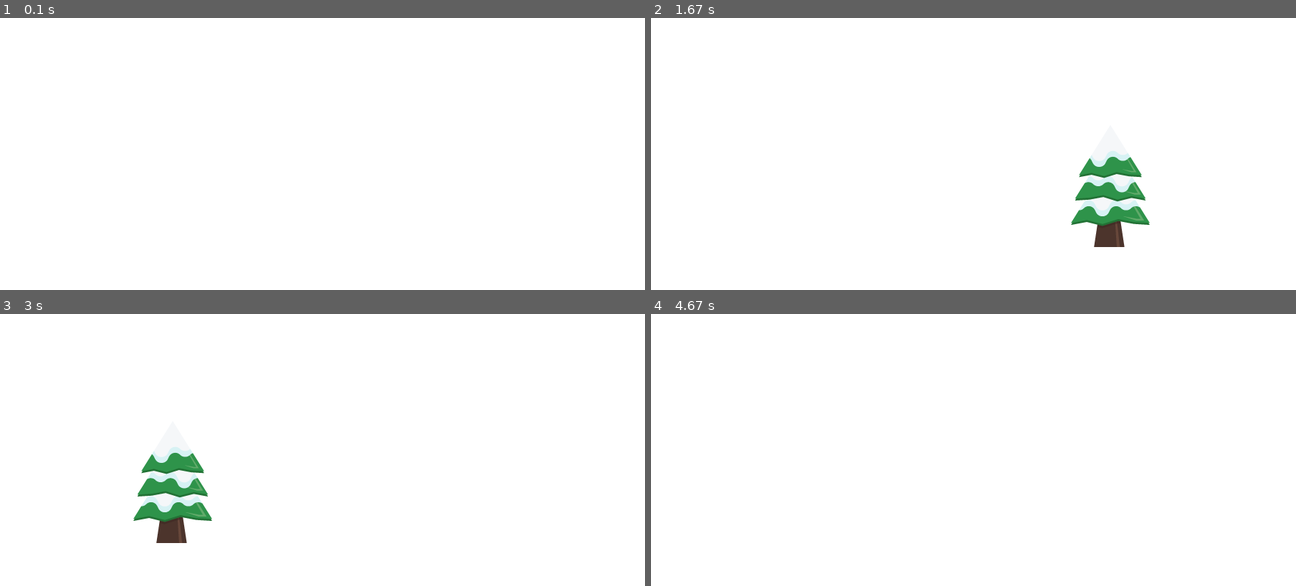
Above: before the commit, frames 1-4 (two rows, left to right).
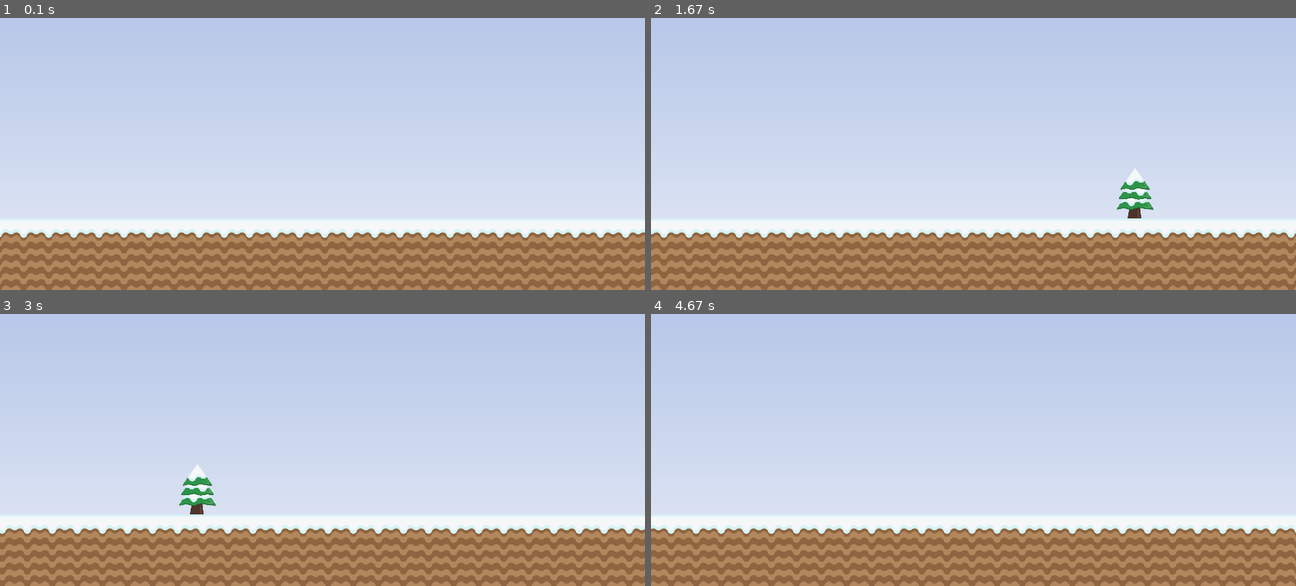
Above: after the commit, the same moments.

Repository: HighSoftWare96/py-games
Game: pygame game, started from runny-christmas/main.py
Same seed, same stepped clock (60 frames per second), same inputs: the game is played once before the commit and once after it.
Inputs:
- Up to frame 1 (0.1 s): no input
- Up to frame 2 (1.67 s): no input
- Up to frame 3 (3 s): no input
- Up to frame 4 (4.67 s): no input

The runs differ from the first frame. In frame 1, 96% of the frame differs, in the area x 0-100%, y 0-100%; in frame 2, 96%; in frame 3, 96%; in frame 4, 96%.

Commit message:
Background + Ground moving

Diff:
--- a/runny-christmas/config.json
+++ b/runny-christmas/config.json
@@ -1,5 +1,15 @@
 {
     "SCREEN_SIZE": [900, 380],
     "SCREEN_TITLE": "Runny Christmas",
-    "GROUND_POSITION": 320
+    "FPS": 60,
+    "PX_STEP": 5,
+    "GROUND_POSITION": 280,
+    "TERRAIN": {
+        "SIZE": [70, 70]
+    },
+    "SPRITES": {
+        "TREE": {
+            "SIZE": [60,80]
+        }
+    }
 }
--- a/runny-christmas/helpers/loaders.py
+++ b/runny-christmas/helpers/loaders.py
@@ -1,11 +1,12 @@
 import os, pygame
 from pygame.locals import *
+from pygame.transform import scale
 from definitions import ROOT_DIR
 
 assets_dir = 'assets'
 
 
-def load_image(name):
+def load_image(name, size):
     print(os.path.join(ROOT_DIR, assets_dir, name))
     fullname = os.path.join(ROOT_DIR, assets_dir, name)
     try:
@@ -14,6 +15,7 @@
         print('Cannot load image:', name)
         raise SystemExit(message)
     image = image.convert_alpha()
+    image = scale(image, size)
     return image, image.get_rect()
 
 
--- a/runny-christmas/main.py
+++ b/runny-christmas/main.py
@@ -5,18 +5,17 @@
 from helpers.loaders import load_image, load_sound
 from helpers.colors import RED, BLACK, WHITE
 from sprites.Tree import Tree
+from sprites.Terrain import Terrain
+from sprites.Background import Background
 
 pygame.init()
 screen = pygame.display.set_mode(config['SCREEN_SIZE'])
 pygame.display.set_caption(config['SCREEN_TITLE'])
 
-background = pygame.Surface(screen.get_size())
-background = background.convert()
-background.fill(WHITE)
-screen.blit(background, (0, 0))
-pygame.display.flip()
 
+background = Background()
 tree = Tree()
+terrain = Terrain()
 
 allsprites = pygame.sprite.RenderPlain((tree))
 clock = pygame.time.Clock()
@@ -24,6 +23,7 @@
 while(True):
     clock.tick(60)
     tree.update()
-    screen.blit(background, (0, 0))
+    screen.blit(background.getSurf(), background.getCoords())
+    screen.blit(terrain.getSurf(), terrain.getCoords())
     allsprites.draw(screen)
     pygame.display.flip()
--- /dev/null
+++ b/runny-christmas/sprites/Background.py
@@ -0,0 +1,24 @@
+from helpers.loaders import load_image
+from helpers.config import config
+from pygame import Surface
+from helpers.colors import WHITE
+
+SCREEN_SIZE = config['SCREEN_SIZE']
+
+class Background():
+    def __init__(self):
+        self.layer0, self.layer0_rect = load_image('background0.png', SCREEN_SIZE)
+        self.background = Surface(SCREEN_SIZE)
+        self.background = self.background.convert()
+        self.background.fill(WHITE)
+        self._loadImages()
+
+    def getSurf(self):
+        self._loadImages()
+        return self.background
+
+    def getCoords(self):
+        return (0,0)
+
+    def _loadImages(self):
+        self.background.blit(self.layer0, (0,0))
--- /dev/null
+++ b/runny-christmas/sprites/Terrain.py
@@ -0,0 +1,36 @@
+from pygame.locals import *
+from helpers.loaders import load_image
+from helpers.config import config
+from pygame import Surface
+from random import randrange
+
+TERRAIN_CONFIG = config['TERRAIN']
+TERRAIN_SIZE = TERRAIN_CONFIG['SIZE']
+
+class Terrain():
+    def __init__(self):
+        self.surface = Surface((config['SCREEN_SIZE'][0], config['SCREEN_SIZE'][1]
+        - config['GROUND_POSITION']))
+        self.surface = self.surface.convert()
+        self.xOffset = 0
+        self._loadImages()
+
+    def getSurf(self):
+        self._fillWithTextures()
+        return self.surface
+
+    def getCoords(self):
+        return (0,config['GROUND_POSITION'])
+
+    def _loadImages(self):
+        self.backImg, self.backImgRect = load_image('terrain.png',  TERRAIN_SIZE)
+        self.foreImg, self.foreImgRect = load_image('terrain_fore.png', TERRAIN_SIZE)
+
+
+    def _fillWithTextures(self):
+        totalXSpace = config['SCREEN_SIZE'][0] + (2 * TERRAIN_SIZE[0])
+        for y in range(0, config['SCREEN_SIZE'][1], TERRAIN_SIZE[1]):
+            for x in range(-TERRAIN_SIZE[0], totalXSpace, TERRAIN_SIZE[0]):
+                self.surface.blit(self.backImg, (x + self.xOffset,y))
+                self.surface.blit(self.foreImg, (x + self.xOffset, 0))
+        self.xOffset = (self.xOffset - config['PX_STEP']) % TERRAIN_SIZE[0]
--- a/runny-christmas/sprites/Tree.py
+++ b/runny-christmas/sprites/Tree.py
@@ -1,18 +1,22 @@
 from pygame.sprite import Sprite
 from helpers.loaders import load_image
 from helpers.config import config
+
+SPRITE_CONFIG = config['SPRITES']['TREE']
 
 
 class Tree(Sprite):
     def __init__(self):
         Sprite.__init__(self)
-        self.image, self.rect = load_image('tree.png')
+        self.image, self.rect = load_image('tree.png', SPRITE_CONFIG['SIZE'])
         self.xProgress = config['SCREEN_SIZE'][0] + 300
         self._positionate()
 
     def update(self, multiplier = 1):
-        self.xProgress -= (5 * multiplier)
+        self.xProgress -= (config['PX_STEP'] * multiplier)
         self._positionate()
+        if self.rect.bottomright[0] < 0:
+            self.kill()
 
     def _positionate(self):
         self.rect.bottomright = (self.xProgress, config['GROUND_POSITION'])
Binary file added: runny-christmas/assets/background0.png
Binary file added: runny-christmas/assets/terrain.png
Binary file added: runny-christmas/assets/terrain_fore.png
